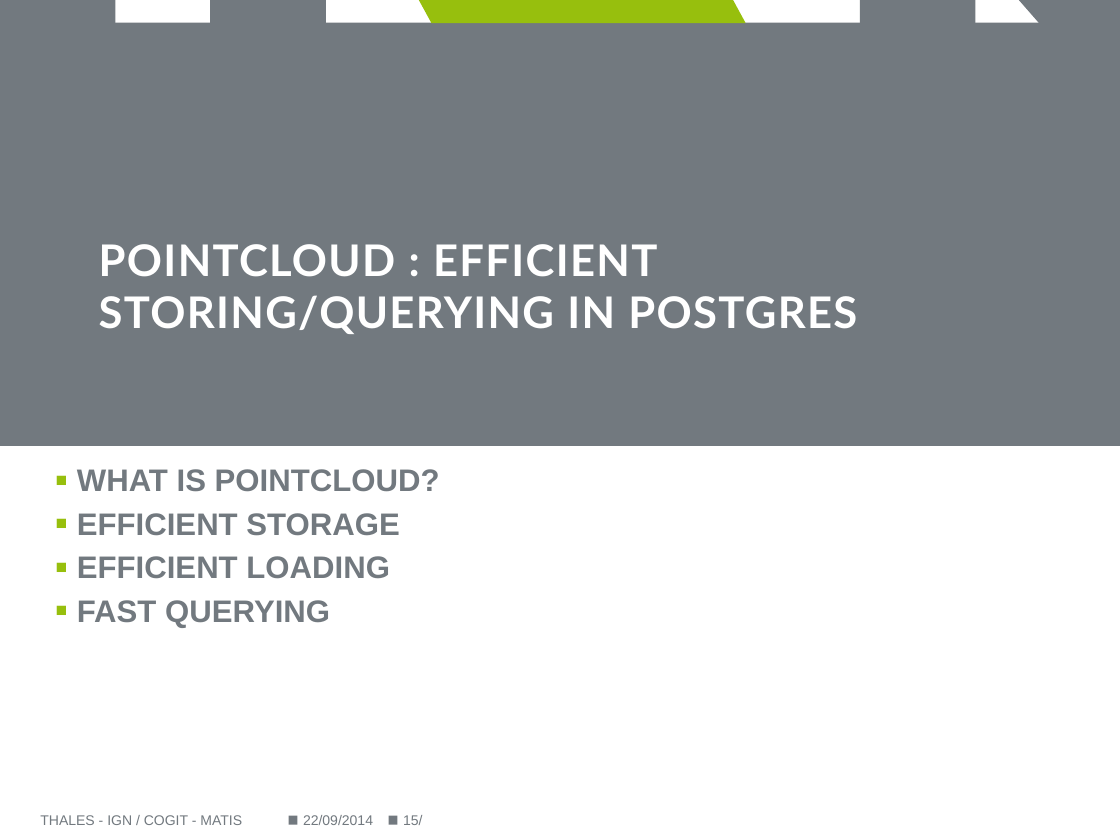
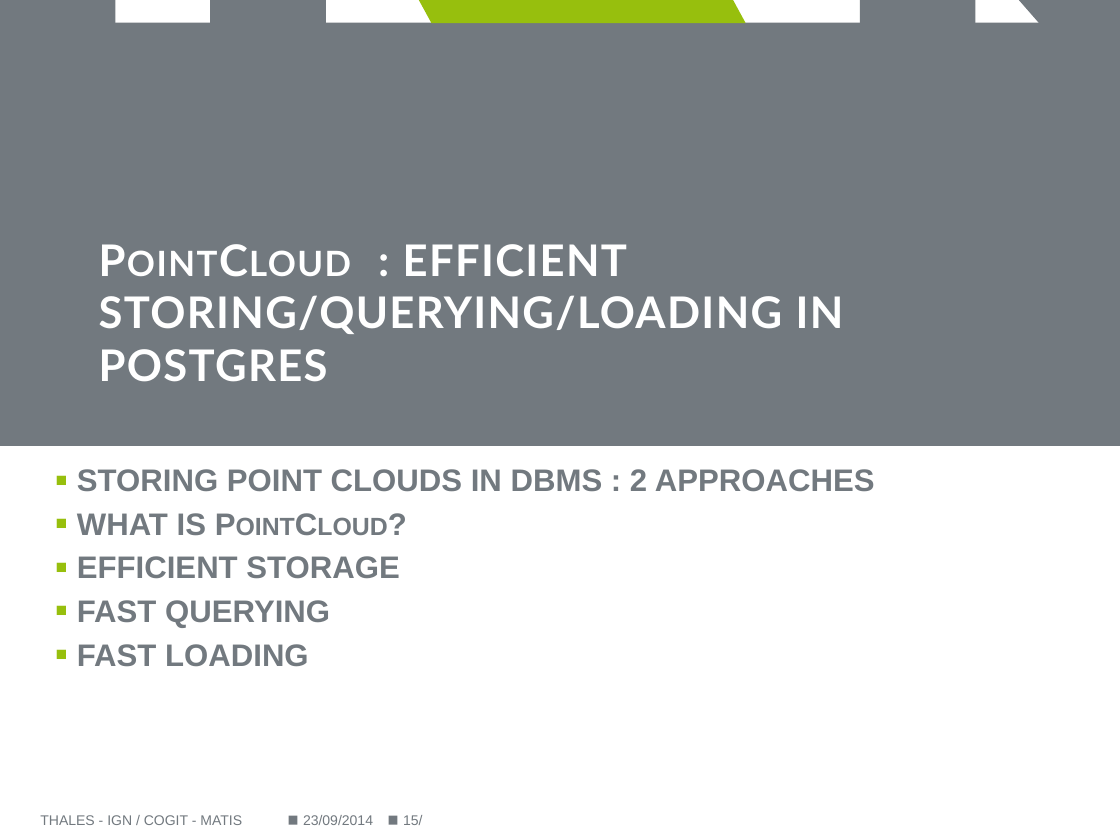
Before and after one commit to Remi-C/Postgres_Day_2014_10_RemiC, a slide deck: slide 15 of presentation/presentation_RCura.pptx. Drawn at 1120x840 pixels with LibreOffice and Linux fonts; fonts in the diff are those of the drawing; background and template pictures are left out. Boxes give left, top, right and bottom in pixels: in the first picture for what was removed or moved away, otherwise in the second. Text is boxed around its words. In the diff, an @@ line names an element or a change of style, - is before the commit and + after.

Commit message:
wirtten up to efficient storage

```diff
--- a/presentation/presentation_RCura.pptx
+++ b/presentation/presentation_RCura.pptx
@@ title at [99,244,844,382]: text changed @@
-POINTCLOUD : EFFICIENT STORING/QUERYING IN POSTGRES
+PointCloud : EFFICIENT STORING/QUERYING/LOADING IN POSTGRES
@@ text at [77,469,875,536]: text changed @@
-▪ WHAT IS POINTCLOUD?
+▪ STORING POINT CLOUDS IN DBMS : 2 APPROACHES
+▪ WHAT IS PointCloud?
@@ text at [77,556,390,578]: paragraph removed @@
-▪ EFFICIENT LOADING
@@ text at [77,644,309,666]: paragraph added @@
+▪ FAST LOADING
@@ text at [303,815,373,825]: text changed @@
-22/09/2014
+23/09/2014
```
Also in this commit, not shown: 16 other slides changed, 5 slides added.
